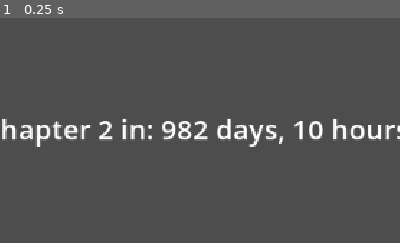
Above: before the commit, frame 1.
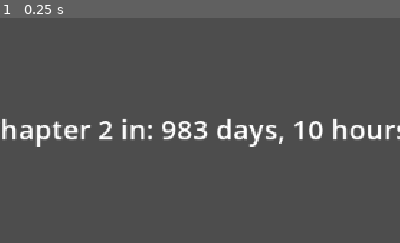
Above: after the commit, the same moment.

Repository: Jagdoggo/Chapter-2-Countdown
Game: Godot game, scene res://menu.tscn
Same seed, same stepped clock (60 frames per second), same inputs: the game is played once before the commit and once after it.
Inputs:
- Up to frame 1 (0.25 s): no input
The pictures show only the part of the screen within x 2-52%, y 25-75%; the shares and areas given below are measured in that part.

The runs differ from the first frame. In frame 1, 0.1% of the frame differs, in the area x 48-52%, y 45-55%.

Commit message:
Actually added correct date

Diff:
--- a/menu.gd
+++ b/menu.gd
@@ -7,7 +7,7 @@
 	var target = {
 		"year": 2026,
 		"month": 7,
-		"day": 24,
+		"day": 25,
 		"hour": 9,
 		"minute": 0,
 		"second": 0
